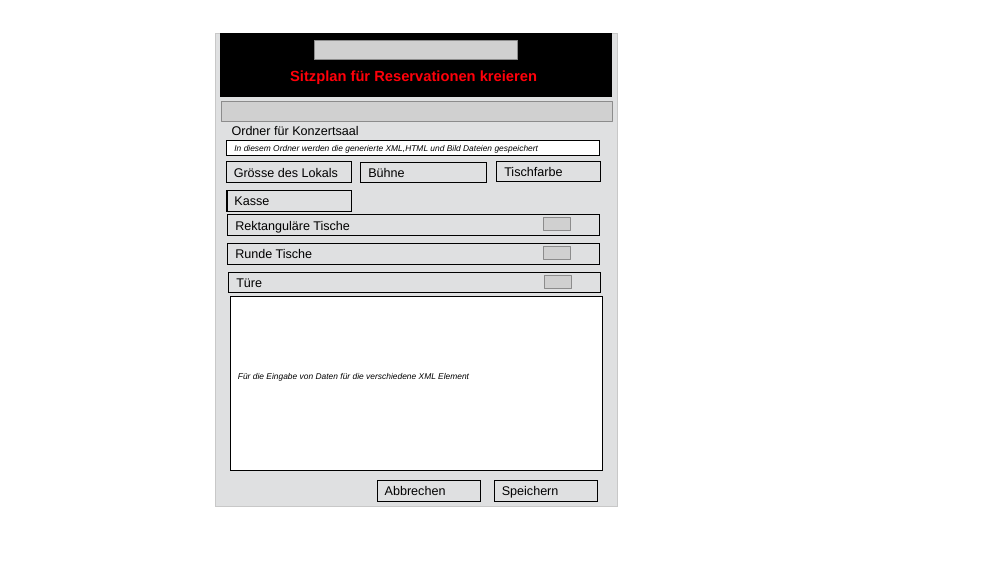
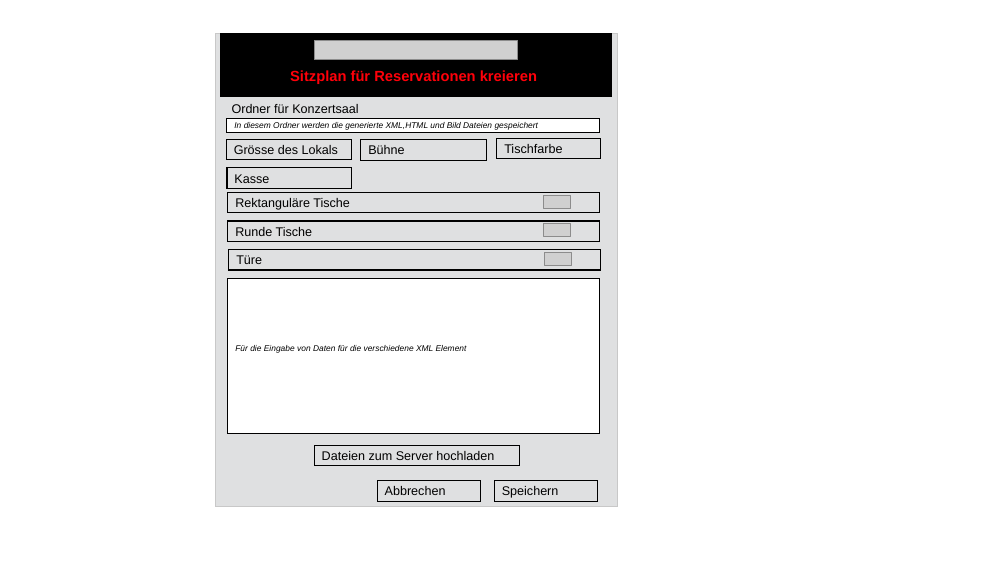
Before and after one commit to JazzLiveAarau/WwwReservation, a slide deck: slide 1 of Layout/Description/ReservationLayout.pptx. Drawn at 1008x567 pixels with LibreOffice and Linux fonts; fonts in the diff are those of the drawing; grey boxes stand for pictures. Boxes give left, top, right and bottom in pixels: in the first picture for what was removed or moved away, otherwise in the second. Text is boxed around its words. In the diff, an @@ line names an element or a change of style, - is before the commit and + after.

```diff
--- a/Layout/Description/ReservationLayout.pptx
+++ b/Layout/Description/ReservationLayout.pptx
@@ picture removed at <box>222,101,613,122</box> @@
@@ 6 rectangles, 2 pictures: place and size @@
-6 rectangles, 2 pictures at <box>226,141,600,259</box>
+6 rectangles, 2 pictures at <box>226,118,600,237</box>
@@ 2 rectangles, 1 picture, 1 text: place and size @@
-2 rectangles, 1 picture, 1 text at <box>228,126,600,293</box>
+2 rectangles, 1 picture, 1 text at <box>228,104,600,270</box>
@@ rectangle "Für die Eingabe von Daten ...": place and size @@
-rectangle "Für die Eingabe von Daten ..." at <box>231,296,603,471</box>
+rectangle "Für die Eingabe von Daten ..." at <box>228,278,600,433</box>
@@ rectangle added at <box>315,445,520,466</box>, outline #000000 1 pt, 12 pt, text #000000 @@
+Dateien zum Server hochladen
```
Also in this commit, not shown: 2 other slides changed, 1 slide added, 40 other files.
